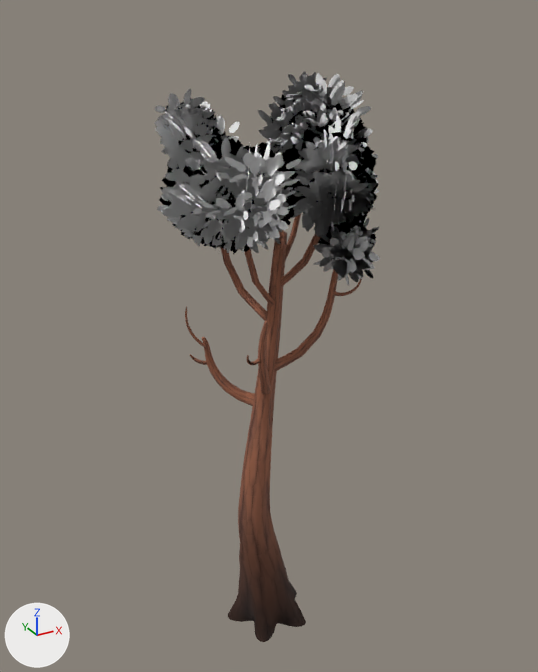
One commit to the glTF model public/models/CommonTree_4.glb: the scene before it, then after it.
Both versions are drawn from a 50 mm camera at (-5.0, -9.14, 9.77) aimed at (0.24, 0.4, 5.0). The lights are fixed; the arrows at lower left show +X, +Y and +Z. The picture after the commit comes second.

In view in the first picture: 'CommonTree_4'.
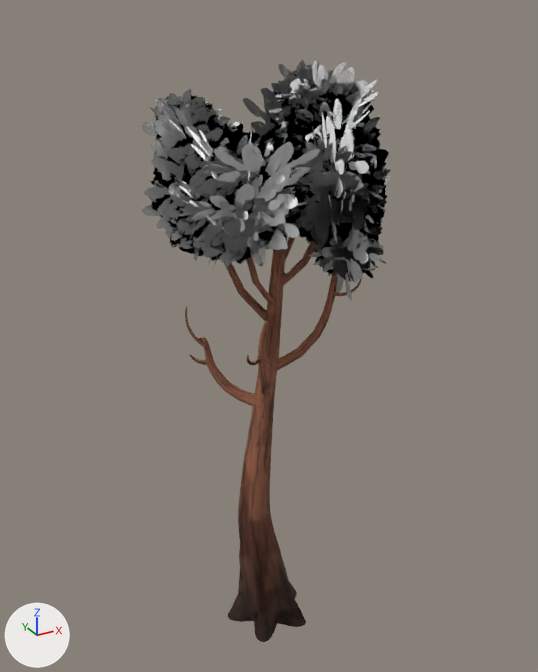
Changed parts and their boxes [x1, y1, x2, y2] in the pictures (538 x 672 px):
'LOD1', added: after [142, 60, 390, 641]
    faces in mat_leaves_normaltree: [142, 60, 390, 300]
    faces in mat_bark_normaltree: [198, 243, 336, 641]

The change, as a list of edits to the scene's bpy script:
```text
Add me_lod1:
    me_lod1.from_pydata(...)  # 990 vertices, 928 faces; spans x -1.88..2.3, y -1.98..2.42, z -0.24..9.49
    # faces by material slot: [608, 320]
    me_lod1.materials.append(mat_bark_normaltree)
    me_lod1.materials.append(mat_leaves_normaltree)
Add ob_lod1:
    ob_lod1 = bpy.data.objects.new('LOD1', me_lod1)
    ob_lod1.location = (0.0, 0.0, 0.0)
```
